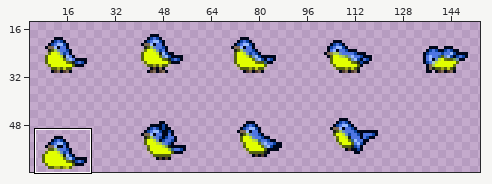
Two states of a sprite sheet, BirdsEverywhere/assets/blue_tit/blue_tit.png. Above: a wide view before the commit, with the close-up outlined.
Close-up. Before the edit:
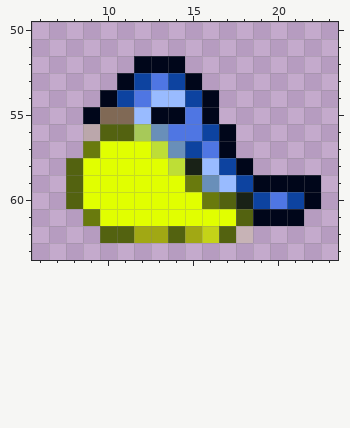
The file is 160x64 pixels. Pixels under 10% opacity are left out. Colours within 5 levels of each other are drawn and written as one. Shown: x 6..23, y 50..63. The wide view leaves out empty margins. The commit also changed other parts of the picture, which this record leaves out.
The result:
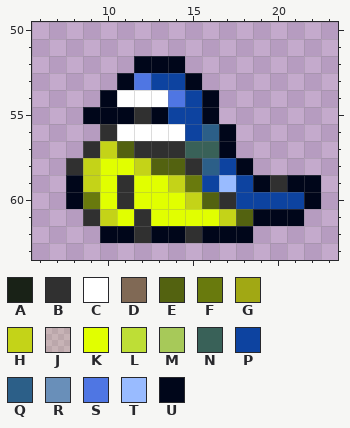
Palette (. is transparent): A #192217  B #303030  C #ffffff  D #806955  E #536210  F #697a0d  G #a1a814  H #c4d318  J #e1ff001c  K #e1ff00  L #bede36  M #a7c959  N #396158  P #0d43a0  Q #2c5f88  R #698fb9  S #4f76e3  T #99bbff  U #00061a
Changes in this commit:
{"y":53,"x":12,"old":"PS","new":"SP"}
{"y":54,"x":11,"old":"PSTT","new":"CCCS"}
{"y":55,"x":10,"old":"DDT","new":"UUB"}
{"y":55,"x":14,"old":"US","new":"PP"}
{"y":56,"x":9,"old":"JEEMRSSP","new":".BCCCCPQ"}
{"y":57,"x":9,"old":"FKKKLRPS","new":"BHEBBBNN"}
{"y":58,"x":8,"old":"EK","new":"BH"}
{"y":58,"x":12,"old":"KKLAT","new":"HEEBQ"}
{"y":59,"x":8,"old":"EK","new":"UH"}
{"y":59,"x":11,"old":"K","new":"B"}
{"y":59,"x":14,"old":"K","new":"H"}
{"y":59,"x":16,"old":"R","new":"P"}
{"y":59,"x":20,"old":"U","new":"B"}
{"y":60,"x":8,"old":"EK","new":"UF"}
{"y":60,"x":11,"old":"K","new":"B"}
{"y":60,"x":15,"old":"KFEA","new":"HEBP"}
{"y":60,"x":20,"old":"S","new":"P"}
{"y":61,"x":9,"old":"FK","new":"BH"}
{"y":61,"x":12,"old":"K","new":"B"}
{"y":61,"x":17,"old":"K","new":"H"}
{"y":62,"x":10,"old":"EEGGEGHEJ","new":"UUBUUBUUU"}
{"label":"changed","picture_box":[66,73,287,243]}
